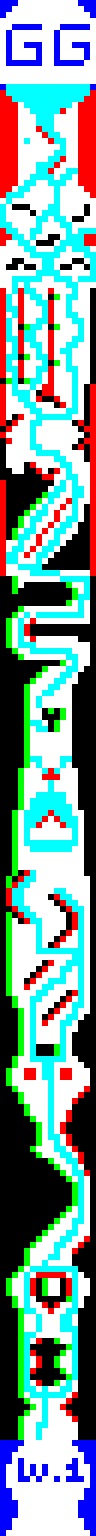
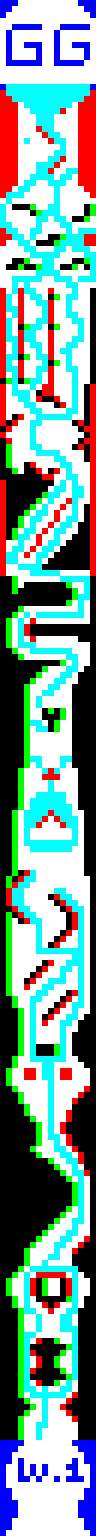
Revision of a layered 96 × 1536 image; what changed, layer by layer:
painted on "Level" over [6, 204, 96, 474]
